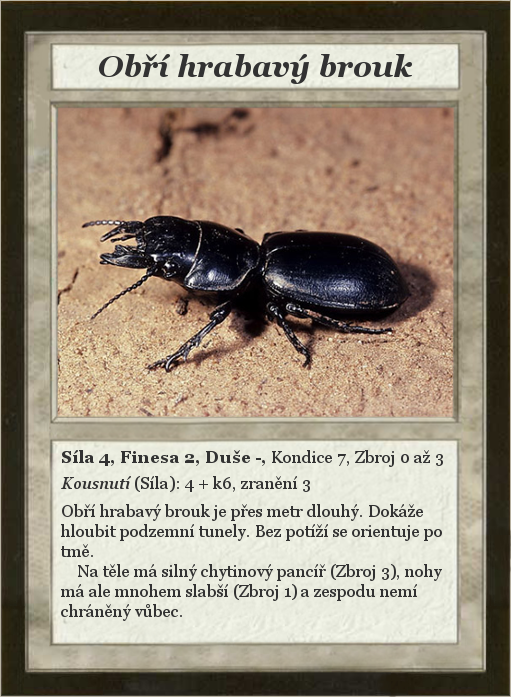
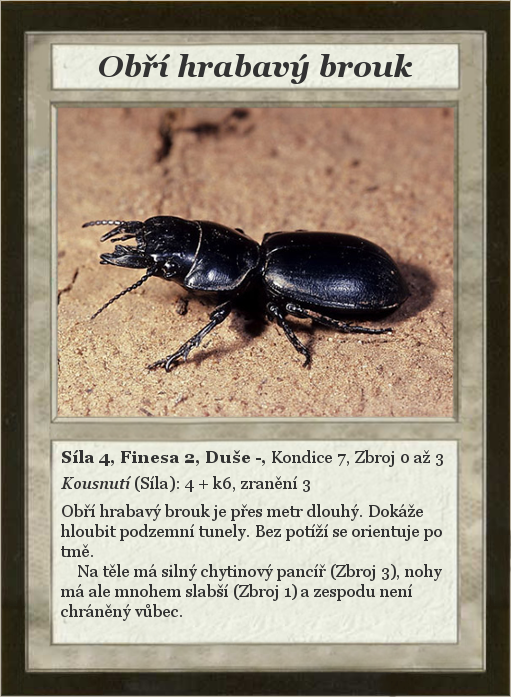
Layered file, before and after one edit (511x697). Changes by layer:
painted on "Síla 4, Finesa 2, Duše -, Kond..." over [403, 584, 417, 597]
